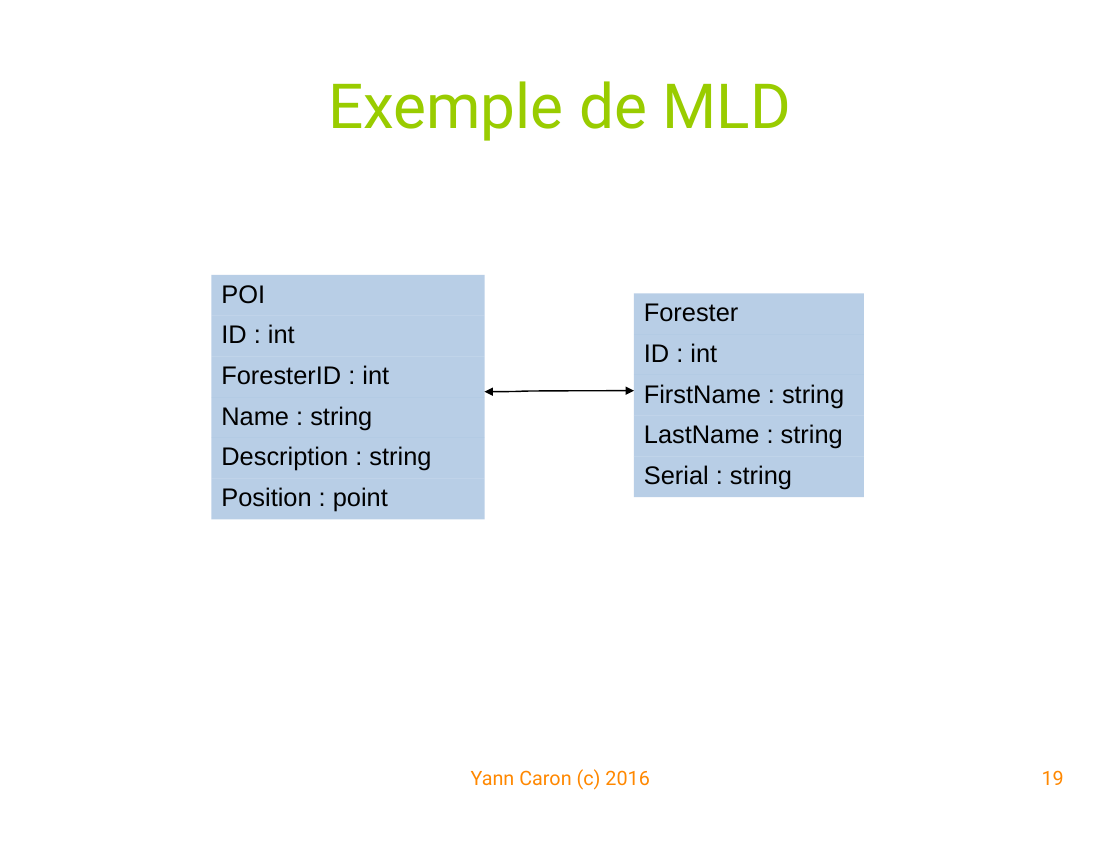
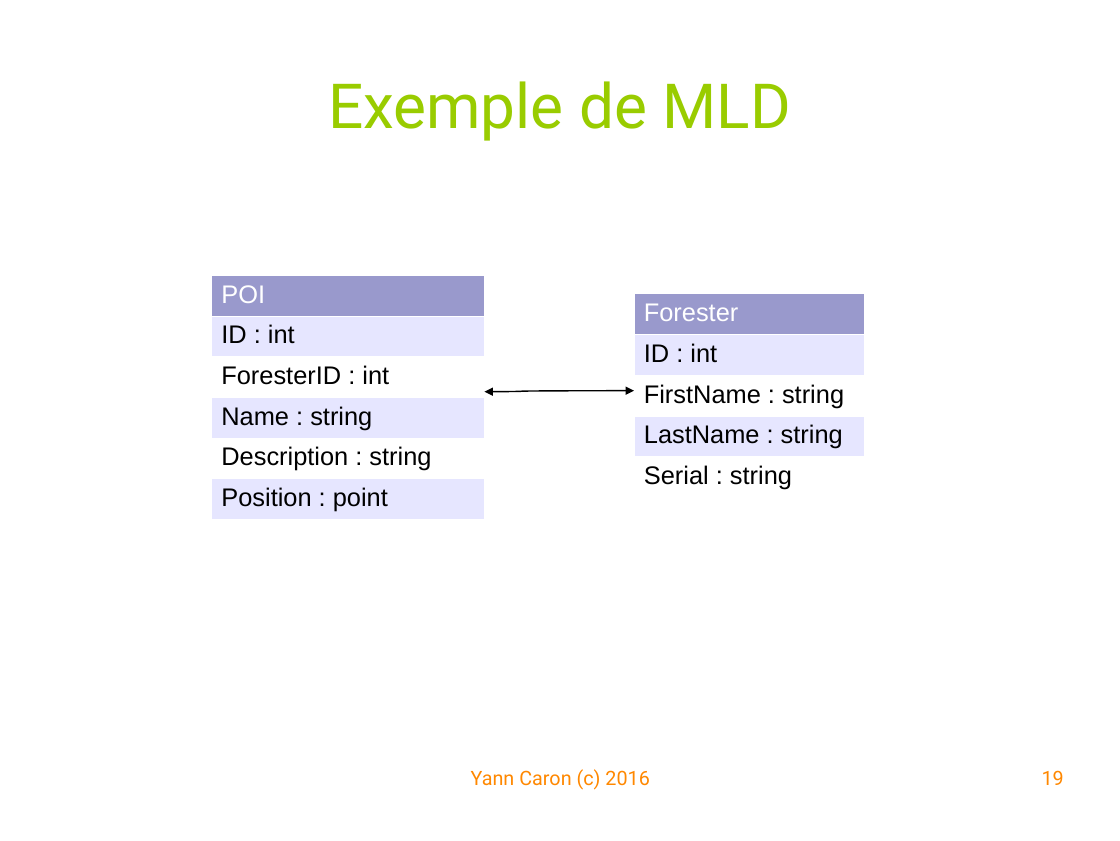
Before and after one commit to YannCaron/Android-ENSG, a slide deck: slide 19 of 10 - Spatialite.odp. Drawn at 1120x841 pixels with LibreOffice and Linux fonts; fonts in the diff are those of the drawing; background and template pictures are left out. Boxes give left, top, right and bottom in pixels: in the first picture for what was removed or moved away, otherwise in the second. Text is boxed around its words. In the diff, an @@ line names an element or a change of style, - is before the commit and + after.

```diff
--- a/10 - Spatialite.odp
+++ b/10 - Spatialite.odp
@@ table at box(211, 274, 485, 516) @@
@@ fill #729FCF at 50% opacity to #9999CC in row 1, column 1 @@
@@ fill #729FCF at 50% opacity to #E6E6FF in 3 cells @@
@@ fill #729FCF at 50% opacity to #FFFFFF in 2 cells @@
@@ text colour #000000 to #FFFFFF in "POI" @@
@@ borders changed @@
@@ table at box(634, 294, 864, 493) @@
@@ fill #729FCF at 50% opacity to #9999CC in row 1, column 1 @@
@@ fill #729FCF at 50% opacity to #E6E6FF in 2 cells @@
@@ fill #729FCF at 50% opacity to #FFFFFF in 2 cells @@
@@ text colour #000000 to #FFFFFF in "Forester" @@
@@ borders changed @@
```
Also in this commit, not shown: 3 other slides changed, 7 slides added.
